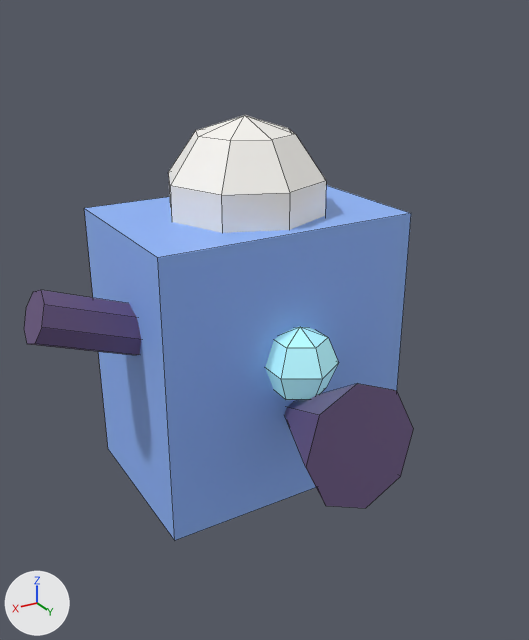
One commit to the Blender file blender/src/tool_vac.blend: the scene before it, then after it.
Camera for both pictures: a 50 mm camera at (0.418, 0.741, 0.614) aimed at (0.053, 0.131, 0.309). The lights are fixed; the arrows at lower left show +X, +Y and +Z. The older version comes first. Mesh edges are drawn as thin lines.

In view in the first picture: 'body', 'cap', 'hose', 'lamp', 'nozzle'.
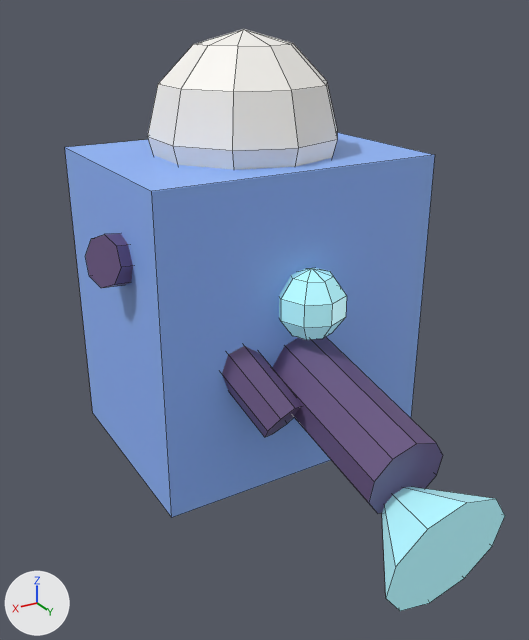
Pixel boxes (x1, y1, x2, y2) of what changed, in the pictures (529 x 640 px):
'body', moved, rescaled (13% wider, 8% taller): before (84, 185, 411, 540); after (65, 132, 435, 517)
'cap', reshaped, moved (20% wider, 19% taller): before (168, 115, 326, 233); after (147, 29, 337, 170)
'nozzle', reshaped, moved, turned: before (284, 384, 413, 508); after (272, 337, 443, 514)
'mouth', added (cyan): after (382, 487, 505, 611)
'lamp', reshaped, moved (8% narrower): before (265, 327, 339, 400); after (279, 268, 347, 340)
'hose', deleted (purple): before (24, 290, 141, 355)
'hose_b', added (purple): after (222, 346, 301, 437)
'hose_a', added (purple): after (85, 233, 133, 288)

Edits to the bpy script that builds the scene:
```text
Change me_cube:
    used by ob_body; parent = ob_tool_vac; location = (0.0, 0.0, 0.22)
    remove me_cube.from_pydata(...)  # 8 vertices, 6 faces; spans x -0.16..0.16, y -0.11..0.11, z -0.17..0.17
    add me_cube.from_pydata(...)  # 8 vertices, 6 faces; spans x -0.17..0.17, y -0.13..0.13, z -0.18..0.18
    me_cube part 1: the whole mesh is scaled about its middle by (1.06, 1.18, 1.06)
Change me_sphere:
    used by ob_cap; parent = ob_tool_vac; location = (0.0, 0.0, 0.4)
    remove me_sphere.from_pydata(...)  # 34 vertices, 40 faces; spans x -0.095..0.095, y -0.095..0.095, z -0.1..0.1
    add me_sphere.from_pydata(...)  # 52 vertices, 60 faces; spans x -0.105..0.105, y -0.11..0.11, z -0.11..0.11
    me_sphere part 2: 34 vertices removed from x -0.095..0.095, y -0.095..0.095, z -0.1..0.1; 52 vertices added at x -0.105..0.105, y -0.11..0.11, z -0.11..0.11, forming a UV sphere (10 segments, 6 rings, poles along z)
Change me_cone:
    used by ob_nozzle; parent = ob_tool_vac; location = (0.0, 0.16, 0.18); rotation_euler = (1.745, 0.0, 0.0), in degrees (100, 0, 0)
    remove me_cone.from_pydata(...)  # 9 vertices, 9 faces; spans x -0.07..0.07, y -0.07..0.07, z -0.08..0.08
    add me_cone.from_pydata(...)  # 20 vertices, 12 faces; spans x -0.043..0.043, y -0.045..0.045, z -0.11..0.11
    me_cone part 3: the whole mesh is rebuilt
Change me_sphere_001:
    used by ob_lamp; parent = ob_tool_vac; location = (0.0, 0.12, 0.24)
    remove me_sphere_001.from_pydata(...)  # 20 vertices, 24 faces; spans x -0.039..0.039, y -0.045..0.045, z -0.045..0.045
    add me_sphere_001.from_pydata(...)  # 34 vertices, 40 faces; spans x -0.038..0.038, y -0.038..0.038, z -0.04..0.04
    me_sphere_001 part 4: 20 vertices removed from x -0.039..0.039, y -0.045..0.045, z -0.045..0.045; 34 vertices added at x -0.038..0.038, y -0.038..0.038, z -0.04..0.04, forming a UV sphere (8 segments, 5 rings, poles along z)
Change ob_body:
    ob_body.location: (0.0, 0.0, 0.22) -> (0.0, 0.0, 0.28)
Change ob_cap:
    ob_cap.location: (0.0, 0.0, 0.4) -> (0.0, 0.0, 0.48)
Change ob_nozzle:
    ob_nozzle.location: (0.0, 0.16, 0.18) -> (0.0, 0.2, 0.22)
    ob_nozzle.rotation_euler: (1.745, 0.0, 0.0) -> (1.361, 0.0, 0.0)  # degrees (100, 0, 0) -> degrees (78, 0, 0)
Remove ob_hose:
    ob_hose = bpy.data.objects.new('hose', me_cylinder)
Change ob_lamp:
    ob_lamp.location: (0.0, 0.12, 0.24) -> (0.0, 0.14, 0.32)
Add ob_hose_b:
    ob_hose_b = bpy.data.objects.new('hose_b', me_cylinder_002)  # an 8-sided cylinder along z spanning x -0.026..0.026, y -0.026..0.026, z -0.08..0.08; in mat_ink (purple #695581)
    ob_hose_b.parent = ob_tool_vac
    ob_hose_b.location = (0.08, 0.12, 0.26)
    ob_hose_b.rotation_euler = (0.96, 0.0, 0.314)  # degrees (55, 0, 18)
Add ob_hose_a:
    ob_hose_a = bpy.data.objects.new('hose_a', me_cylinder_001)  # an 8-sided cylinder along z spanning x -0.028..0.028, y -0.028..0.028, z -0.08..0.08; in mat_ink (purple #695581)
    ob_hose_a.parent = ob_tool_vac
    ob_hose_a.location = (0.12, 0.02, 0.36)
    ob_hose_a.rotation_euler = (0.0, 1.396, 0.349)  # degrees (0, 80, 20)
Add ob_mouth:
    ob_mouth = bpy.data.objects.new('mouth', me_cone_1)  # a 10-sided cone pointing to +z spanning x -0.0666..0.0666, y -0.07..0.07, z -0.05..0.05; in mat_cyan (cyan #b3f6ff, glowing cyan #b3f6ff)
    ob_mouth.parent = ob_tool_vac
    ob_mouth.location = (0.0, 0.32, 0.16)
    ob_mouth.rotation_euler = (1.361, 0.0, 0.0)  # degrees (78, 0, 0)
```
